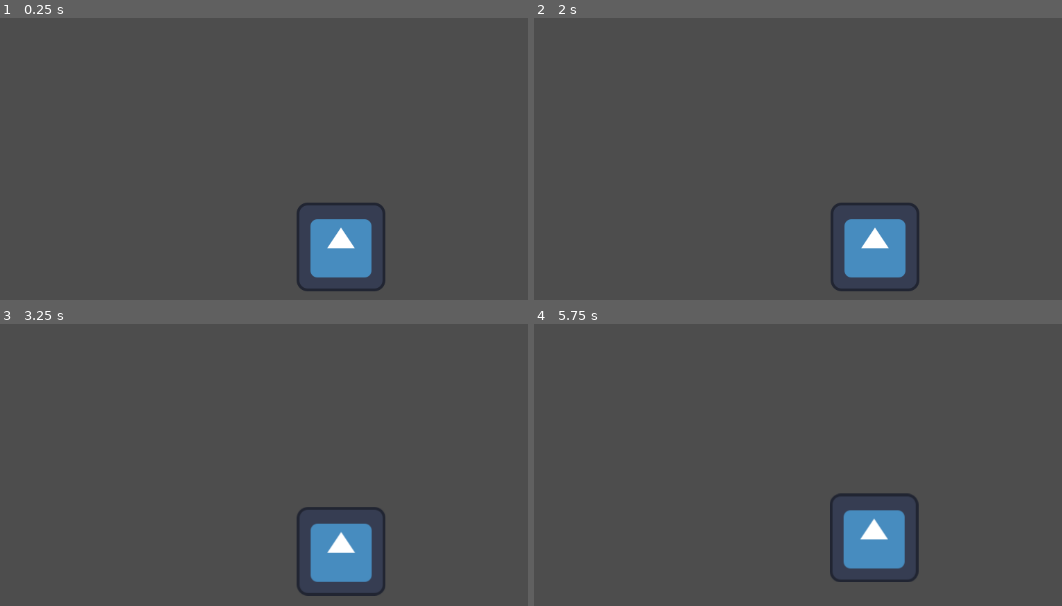
Above: before the commit, frames 1-4 (two rows, left to right).
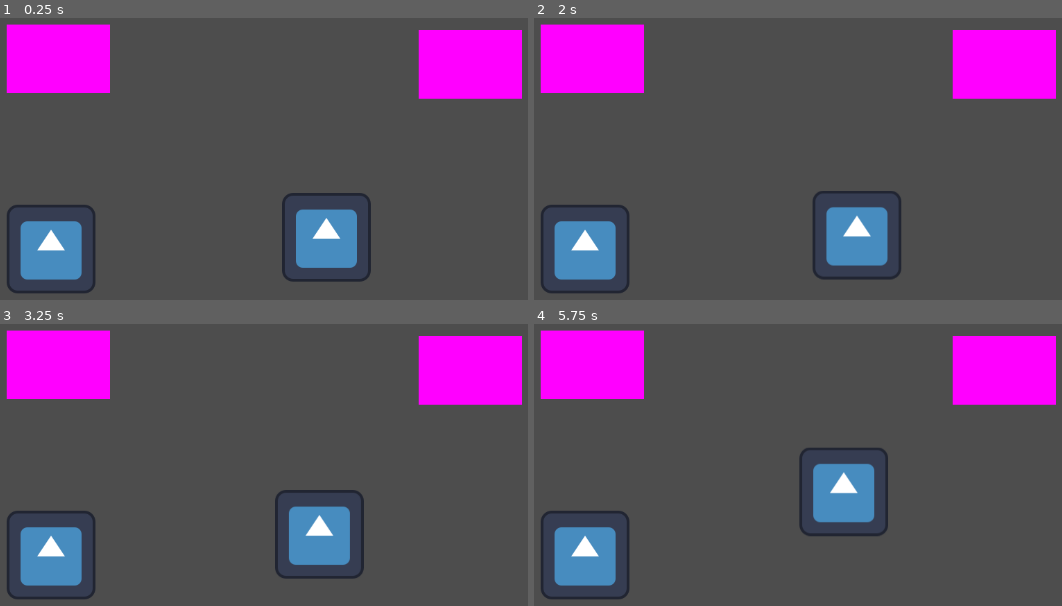
Above: after the commit, the same moments.

Repository: Pedro19082000/GlobalGameJam
Game: Godot game, scene res://cenas/fases/teste.tscn
Same seed, same stepped clock (60 frames per second), same inputs: the game is played once before the commit and once after it. The engine's default icon, where the game draws it, is replaced by a stand-in: a white triangle on a blue panel in a dark square.
Inputs (mouse positions are in pixels of both pictures, inside the frame that each line leads up to):
- Up to frame 1 (0.25 s): no input
- Up to frame 2 (2 s): tap Enter at 0.5 s; move the mouse to (877, 246) at 0.52 s; click (877, 246) at 0.67 s; move the mouse to (745, 257) at 1.27 s; click (745, 257) at 1.42 s
- Up to frame 3 (3.25 s): tap Space at 2 s; move the mouse to (448, 442) at 2.02 s; click (448, 442) at 2.17 s; tap Enter at 2.75 s; move the mouse to (outside the picture) at 2.77 s; click (outside the picture) at 2.92 s
- Up to frame 4 (5.75 s): move the mouse to (outside the picture) at 3.52 s; click (outside the picture) at 3.67 s; move the mouse to (666, 473) at 4.27 s; click (666, 473) at 4.42 s; move the mouse to (945, 541) at 5.02 s; click (945, 541) at 5.17 s

The runs differ from the first frame. In frame 1, 16% of the frame differs, in the area x 1-99%, y 2-98%; in frame 2, 16%; in frame 3, 17%; in frame 4, 18%.

Commit message:
Bolha npc básico

Diff:
--- a/cenas/fases/teste.tscn
+++ b/cenas/fases/teste.tscn
@@ -1,10 +1,43 @@
-[gd_scene load_steps=3 format=3 uid="uid://8aji6bomf2mf"]
+[gd_scene load_steps=6 format=3 uid="uid://8aji6bomf2mf"]
 
 [ext_resource type="Script" path="res://scripts/teste.gd" id="1_6h5q8"]
 [ext_resource type="PackedScene" uid="uid://dropxapjavxpn" path="res://cenas/player/personagem_bolha.tscn" id="1_ixvv6"]
+[ext_resource type="PackedScene" uid="uid://8u6tccdb5rf2" path="res://cenas/npc/bolha_pessoa.tscn" id="3_4f82t"]
+
+[sub_resource type="PlaceholderTexture2D" id="PlaceholderTexture2D_ybxbv"]
+
+[sub_resource type="RectangleShape2D" id="RectangleShape2D_lu5ub"]
+size = Vector2(153, 97)
 
 [node name="Teste" type="Node2D"]
 script = ExtResource("1_6h5q8")
 
 [node name="Corpo" parent="." instance=ExtResource("1_ixvv6")]
-position = Vector2(532, 342)
+position = Vector2(511, 328)
+
+[node name="StaticBody2D" type="StaticBody2D" parent="."]
+position = Vector2(72, 39)
+
+[node name="Sprite2D" type="Sprite2D" parent="StaticBody2D"]
+position = Vector2(52.625, 31.625)
+scale = Vector2(148.75, 98.75)
+texture = SubResource("PlaceholderTexture2D_ybxbv")
+
+[node name="CollisionShape2D" type="CollisionShape2D" parent="StaticBody2D"]
+position = Vector2(53.5, 31.5)
+shape = SubResource("RectangleShape2D_lu5ub")
+
+[node name="StaticBody2D" type="StaticBody2D" parent="StaticBody2D"]
+position = Vector2(594, 8)
+
+[node name="Sprite2D" type="Sprite2D" parent="StaticBody2D/StaticBody2D"]
+position = Vector2(52.625, 31.625)
+scale = Vector2(148.75, 98.75)
+texture = SubResource("PlaceholderTexture2D_ybxbv")
+
+[node name="CollisionShape2D" type="CollisionShape2D" parent="StaticBody2D/StaticBody2D"]
+position = Vector2(53.5, 31.5)
+shape = SubResource("RectangleShape2D_lu5ub")
+
+[node name="Area_Bolha" parent="." instance=ExtResource("3_4f82t")]
+position = Vector2(114, 345)
--- /dev/null
+++ b/cenas/npc/bolha_pessoa.gd
@@ -0,0 +1,11 @@
+extends Area2D
+
+func _ready():
+	connect("body_entered", on_body_entered)
+
+func on_body_entered(body : RigidBody2D) -> void:
+	if not body.is_in_group("player"):
+		print("pass")
+		return
+
+	print("collect")
--- /dev/null
+++ b/cenas/npc/bolha_pessoa.tscn
@@ -0,0 +1,16 @@
+[gd_scene load_steps=4 format=3 uid="uid://8u6tccdb5rf2"]
+
+[ext_resource type="Texture2D" uid="uid://dwovvdpnpy36n" path="res://icon.svg" id="1_gsquu"]
+[ext_resource type="Script" path="res://cenas/npc/bolha_pessoa.gd" id="1_q1dpa"]
+
+[sub_resource type="CircleShape2D" id="CircleShape2D_4ivad"]
+radius = 108.167
+
+[node name="Area_Bolha" type="Area2D"]
+script = ExtResource("1_q1dpa")
+
+[node name="Sprite2D" type="Sprite2D" parent="."]
+texture = ExtResource("1_gsquu")
+
+[node name="CollisionShape2D" type="CollisionShape2D" parent="."]
+shape = SubResource("CircleShape2D_4ivad")
--- a/cenas/player/personagem_bolha.gd
+++ b/cenas/player/personagem_bolha.gd
@@ -1,4 +1,4 @@
-extends RigidBody2D
+xtends RigidBody2D
 
 
 # Called when the node enters the scene tree for the first time.
--- a/cenas/player/personagem_bolha.tscn
+++ b/cenas/player/personagem_bolha.tscn
@@ -9,7 +9,7 @@
 [sub_resource type="CircleShape2D" id="CircleShape2D_t6xj1"]
 radius = 155.013
 
-[node name="Corpo" type="RigidBody2D"]
+[node name="Corpo" type="RigidBody2D" groups=["player"]]
 script = ExtResource("1_j0jvb")
 
 [node name="Sprite2D" type="Sprite2D" parent="."]
--- a/project.godot
+++ b/project.godot
@@ -14,6 +14,10 @@
 run/main_scene="res://cenas/fases/teste.tscn"
 config/features=PackedStringArray("4.3", "Forward Plus")
 
+[global_group]
+
+player=""
+
 [input]
 
 click={
--- /dev/null
+++ b/scripts/bolha_pessoa.gd
@@ -0,0 +1,4 @@
+extends StaticBody2D
+
+
+# Called when the node enters the scene tree for the first time.
--- a/scripts/personagem_bolha.gd
+++ b/scripts/personagem_bolha.gd
@@ -1,17 +1,16 @@
 extends Node2D
 
 var teste = Vector2(0, 0)
-var velocidade = -0.02
+var velocidade = -0.05
 
 var entrou = false
-
+var pessoas = 0
 # Called when the node enters the scene tree for the first time.
 
 # Called every frame. 'delta' is the elapsed time since the previous frame.
 func _process(delta: float):
 	if Input.is_mouse_button_pressed(MOUSE_BUTTON_LEFT) and entrou == true:
 		assoprar()
-
 
 func assoprar():
 	var mouse = get_viewport( ).get_mouse_position()
@@ -20,12 +19,8 @@
 	var vetor = resultado * velocidade
 	$".".apply_central_impulse(vetor)
 
-
-
-
 func _on_raio_da_bolha_mouse_entered() -> void:
 	entrou = true
 
-
 func _on_raio_da_bolha_mouse_exited() -> void:
 	entrou = false
